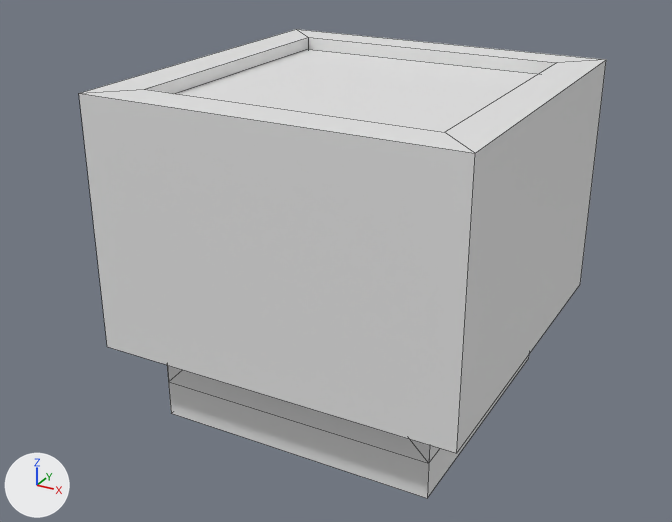
The Blender file Assets/Models/Pullable L2.blend, before and after one commit.
The view is the same before and after, from a 50 mm camera at (1.39, -2.71, 0.77) aimed at (-0.06, -0.07, -0.56). Lighting does not change. The marker at lower left points along +X, +Y and +Z. Mesh edges are drawn as thin lines.

In view in the first picture: 'Pedestal', 'Switch'.
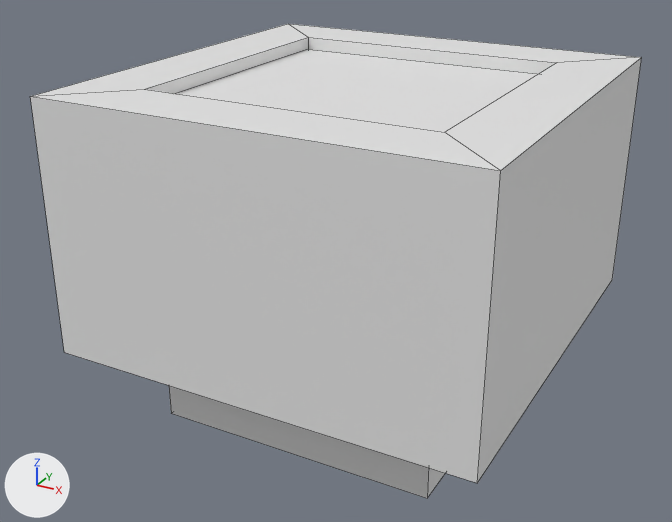
Commit message: Large pedestal.

What differs and where, as boxes (x1, y1, x2, y2) in the pictures (672 x 522 px; the box of a moved part takes in the faces that stretch with it):
'Pedestal', reshaped (16% wider): before (79, 29, 606, 498); after (30, 24, 641, 498)
part 1 of me_cube_001, moved or reshaped: before (79, 29, 606, 453); after (30, 24, 641, 483)

What the commit changed:
me_cube_001 has 16 vertices, 14 faces and spans x -0.639..0.639, y -1.082..0.096, z -0.639..0.639.
me_cube_001 is used by ob_pedestal; location (0.0, 0.0, 0.0); rotation (1.571, 0.0, -3.142), in degrees (90, 0, -180).
Part 1, on me_cube_001:
Vertex 0 of me_cube_001 moves from (0.639, -0.779, -0.639) at pixel (107, 346) to (0.739, -0.779, -0.739) at pixel (64, 352).
Vertex 1 of me_cube_001 moves from (0.639, 0.096, -0.639) at pixel (78, 93) to (0.739, 0.096, -0.739) at pixel (30, 96).
Vertex 2 of me_cube_001 moves from (0.639, -0.779, 0.639) to (0.739, -0.779, 0.739).
Vertex 3 of me_cube_001 moves from (0.639, 0.096, 0.639) at pixel (296, 29) to (0.739, 0.096, 0.739) at pixel (288, 23).
Vertex 4 of me_cube_001 moves from (-0.639, -0.779, -0.639) at pixel (456, 453) to (-0.739, -0.779, -0.739) at pixel (477, 483).
Vertex 5 of me_cube_001 moves from (-0.639, 0.096, -0.639) at pixel (475, 153) to (-0.739, 0.096, -0.739) at pixel (500, 170).
Vertex 6 of me_cube_001 moves from (-0.639, -0.779, 0.639) at pixel (580, 284) to (-0.739, -0.779, 0.739) at pixel (612, 279).
Vertex 7 of me_cube_001 moves from (-0.639, 0.096, 0.639) at pixel (606, 59) to (-0.739, 0.096, 0.739) at pixel (641, 57).
